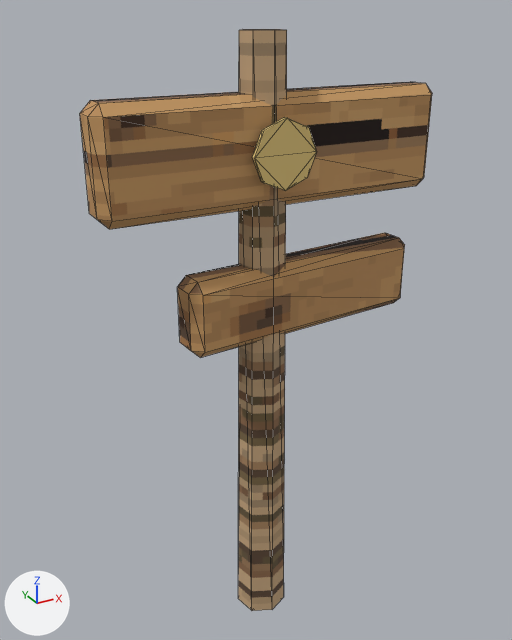
One commit to the glTF model ArenaTaticaUnity/Assets/ArenaTatica/Resources/Models/Mapa/deserto/enfeite_placa.glb: the scene before it, then after it.
Before and after are seen from a camera (50 mm lens) standing at (-0.507, -0.903, 1.026) and looking at (0.008, 0.034, 0.558). Every picture has the same lights, and +X, +Y and +Z are marked at lower left. The older version comes first. Mesh edges are drawn as thin lines.

Names of what the first picture shows: 'deserto_enfeite_placa'.
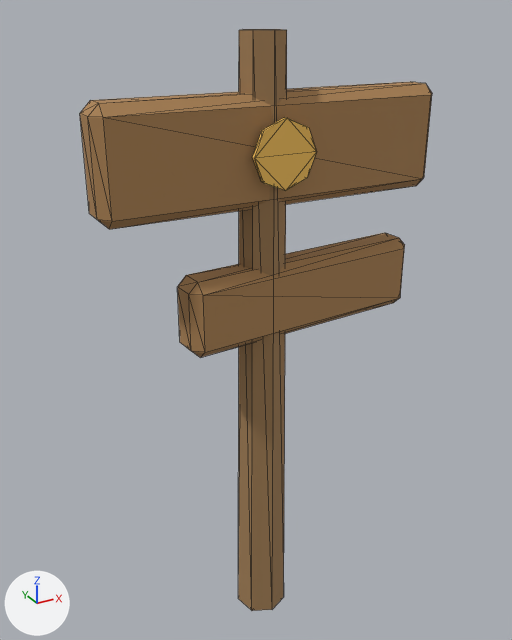
Boxes (x1, y1, x2, y2) around the edits, measured in the pictures (512 x 640 px):
'deserto_enfeite_placa', surface changed: (80, 29, 432, 611) in both

Patch to the scene script:
```diff
--- a/ArenaTaticaUnity/Assets/ArenaTatica/Resources/Models/Mapa/deserto/enfeite_placa.glb.py
+++ b/ArenaTaticaUnity/Assets/ArenaTatica/Resources/Models/Mapa/deserto/enfeite_placa.glb.py
@@ mat_deserto_casca @@
 n0 = _N.new('ShaderNodeBsdfPrincipled'); n0.name = 'Principled BSDF'
-n0.inputs[2].default_value = 0.9  # 'Roughness'
+n0.inputs[2].default_value = 0.88  # 'Roughness'
 n1 = _N.new('ShaderNodeOutputMaterial'); n1.name = 'Material Output'
@@ mat_deserto_casca @@
 n2 = _N.new('ShaderNodeMix'); n2.name = 'Mix'
 n2.inputs[0].default_value = 1.0  # 'Factor'
+n2.inputs[7].default_value = (0.36, 0.21, 0.09, 1.0)  # 'B', brown #a27e55
 n3 = _N.new('ShaderNodeVertexColor'); n3.name = 'Color Attribute'
-n4 = _N.new('ShaderNodeTexImage'); n4.name = 'Image Texture'
-n4.image = img_deserto_casca
-n4.interpolation = 'Closest'
 _L.new(n0.outputs[0], n1.inputs[0])  # 'BSDF' to 'Surface'
 _L.new(n2.outputs[2], n0.inputs[0])  # 'Result' to 'Base Color'
-_L.new(n3.outputs[0], n2.inputs[7])  # 'Color' to 'B'
-_L.new(n4.outputs[0], n2.inputs[6])  # 'Color' to 'A'
+_L.new(n3.outputs[0], n2.inputs[6])  # 'Color' to 'A'
@@ mat_deserto_madeira @@
 n0 = _N.new('ShaderNodeBsdfPrincipled'); n0.name = 'Principled BSDF'
-n0.inputs[2].default_value = 0.9  # 'Roughness'
+n0.inputs[2].default_value = 0.88  # 'Roughness'
 n1 = _N.new('ShaderNodeOutputMaterial'); n1.name = 'Material Output'
@@ mat_deserto_madeira @@
 n2 = _N.new('ShaderNodeMix'); n2.name = 'Mix'
 n2.inputs[0].default_value = 1.0  # 'Factor'
+n2.inputs[7].default_value = (0.42, 0.23, 0.09, 1.0)  # 'B', brown #ad8455
 n3 = _N.new('ShaderNodeVertexColor'); n3.name = 'Color Attribute'
-n4 = _N.new('ShaderNodeTexImage'); n4.name = 'Image Texture'
-n4.image = img_deserto_madeira
-n4.interpolation = 'Closest'
 _L.new(n0.outputs[0], n1.inputs[0])  # 'BSDF' to 'Surface'
 _L.new(n2.outputs[2], n0.inputs[0])  # 'Result' to 'Base Color'
-_L.new(n3.outputs[0], n2.inputs[7])  # 'Color' to 'B'
-_L.new(n4.outputs[0], n2.inputs[6])  # 'Color' to 'A'
+_L.new(n3.outputs[0], n2.inputs[6])  # 'Color' to 'A'
```
